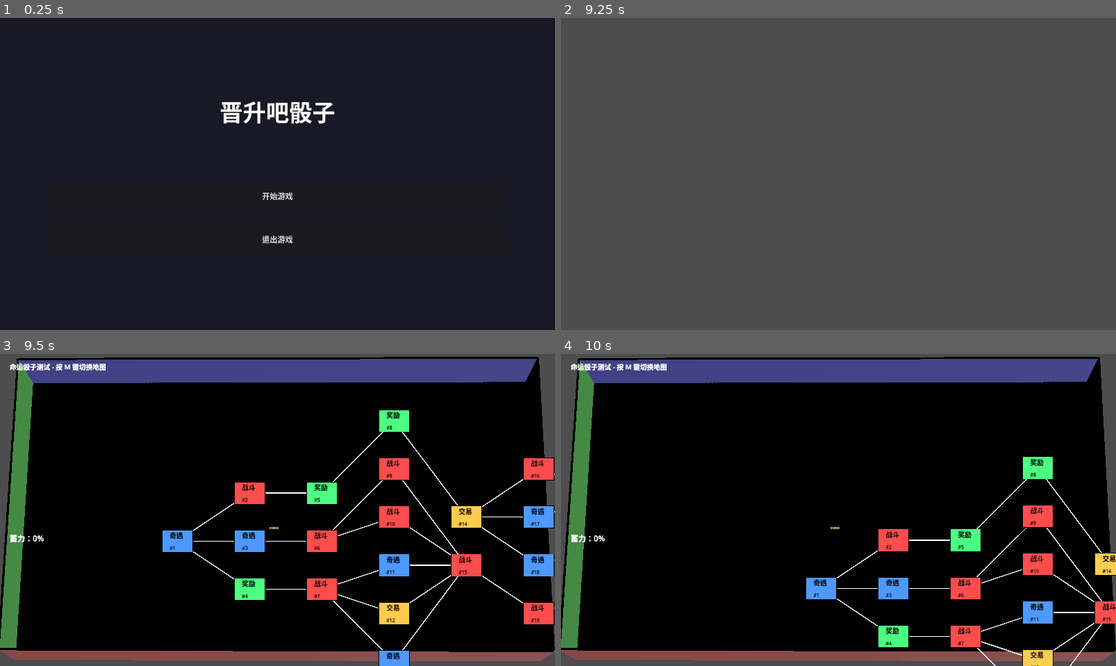
Above: before the commit, frames 1-4 (two rows, left to right).
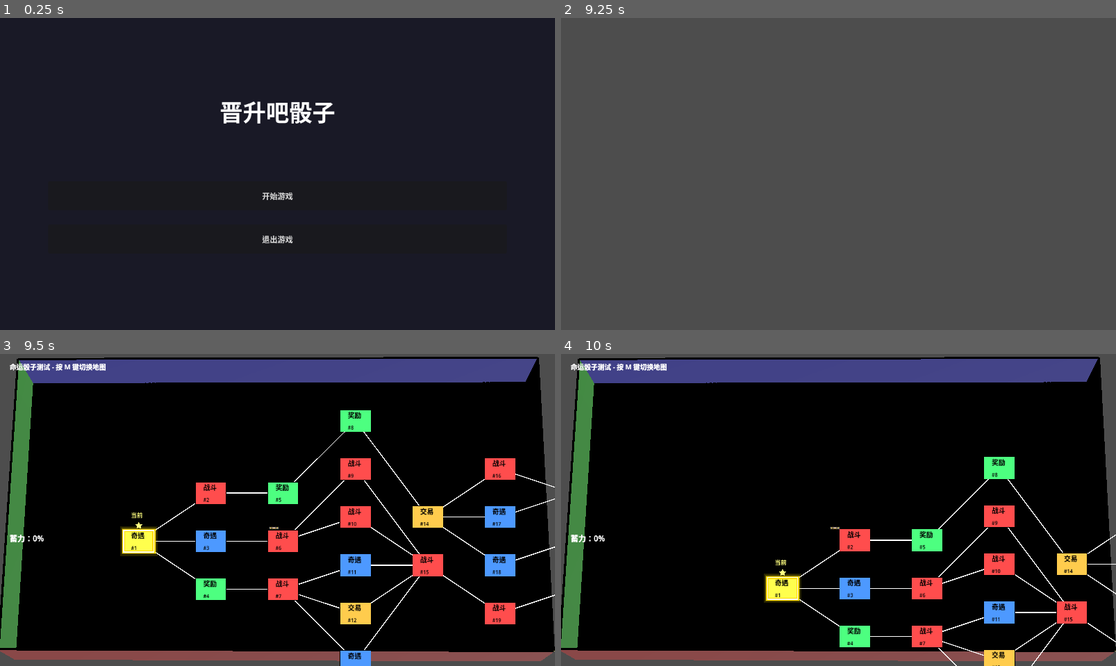
Above: after the commit, the same moments.

Repository: Beezui/trae_godot_dice
Game: Godot game, scene res://scenes/ui/title_screen/title_screen.tscn
The game is run twice, just before and just after one commit, with the same random seed, the same clock (stepped at 60 frames per second) and the same inputs.
Inputs (mouse positions are in pixels of both pictures, inside the frame that each line leads up to):
- Up to frame 1 (0.25 s): no input
- Up to frame 2 (9.25 s): click "开始游戏" at 0.5 s; click "确认开始游戏" at 1.25 s; click "确认开始游戏" at 2 s; tap Enter (ui_accept) at 2.75, 3.02, 3.5, 4.25, 5, 5.75, 6.02, 6.5, 9.02 s; move the mouse to (960, 158) at 2.77 s; hold Up (ui_up) 2.78-3.5 s; tap R at 2.85, 7.35 s; click (960, 158) at 2.92 s; drag from (727, 189) to (810, 236) at 3.52 s; move the mouse to (894, 105) at 4.27 s; hold Up (ui_up) 4.28-5 s; tap Space at 4.35, 8.85 s; drag from (810, 236) to (672, 127) at 5.02 s; move the mouse to (1005, 220) at 5.77 s; hold A 5.78-6.5 s; tap N at 5.85 s; drag from (672, 127) to (755, 96) at 6.52 s; move the mouse to (866, 174) at 7.27 s; hold S 7.28-8 s; click (866, 174) at 7.42 s; drag from (755, 96) to (727, 189) at 8.02 s; move the mouse to (960, 158) at 8.77 s; hold Up (ui_up) from 8.78 s (still down)
- Up to frame 3 (9.5 s): keep holding Up (ui_up)
- Up to frame 4 (10 s): release Up (ui_up) at 9.5 s; drag from (727, 525) to (810, 572) at 9.52 s

Frames 1-2 are identical in both runs. In frame 3, 15% of the frame differs, in the area x 21-100%, y 18-100%; in frame 4, 11%.
Error in both runs: Attempt to call function 'change_scene_to_file' in base 'null instance' on a null instance. (res://scenes/ui/character_select/character_select.gd:269)

Commit message:
fix: 修复地图当前节点显示和星形绘制错误
1. 修复初始节点不显示问题：调整 _ready() 中方法调用顺序，
   确保 current_node 在地图初始化前已设置
2. 修复星形标记绘制错误：改用三角形扇方式绘制，
   避免多边形三角化失败导致的报错

Diff:
--- a/scenes/game_main/game_main.gd
+++ b/scenes/game_main/game_main.gd
@@ -63,11 +63,11 @@
 	# 6. 生成关卡数据
 	_generate_level_data()
 
-	# 7. 创建地图 UI
+	# 7. 设置初始节点（奖励关卡）
+	_setup_start_node()
+
+	# 8. 创建地图 UI（需要在 current_node 设置后初始化）
 	_create_map_overlay()
-
-	# 8. 设置初始节点（奖励关卡）
-	_setup_start_node()
 
 	# 9. 连接信号
 	_connect_signals()
--- a/scripts/ui/destiny_dice_map_overlay.gd
+++ b/scripts/ui/destiny_dice_map_overlay.gd
@@ -405,25 +405,33 @@
 func _draw_current_marker(marker_pos: Vector2, rect_size: Vector2):
 	var marker_size = 8.0
 
-	# 绘制星形
+	# 绘制星形（使用正确的顶点顺序）
+	# 星形由 10 个三角形组成，从中心点向外辐射
 	var points = []
+	var center = marker_pos
+
+	# 生成星形的 10 个顶点（5 个外点 + 5 个内点）
+	var vertices = []
 	for i in range(5):
-		var angle = i * 4 * PI / 5 - PI / 2
+		var angle = i * 2 * PI / 5 - PI / 2  # 外点角度
 		var outer_point = Vector2(
-			marker_pos.x + cos(angle) * marker_size,
-			marker_pos.y + sin(angle) * marker_size
+			center.x + cos(angle) * marker_size,
+			center.y + sin(angle) * marker_size
 		)
-		points.append(outer_point)
-
-		var inner_angle = angle + 2 * PI / 10
+		vertices.append(outer_point)
+
+		var inner_angle = angle + PI / 5  # 内点角度（偏移 36 度）
 		var inner_point = Vector2(
-			marker_pos.x + cos(inner_angle) * marker_size * 0.5,
-			marker_pos.y + sin(inner_angle) * marker_size * 0.5
+			center.x + cos(inner_angle) * marker_size * 0.5,
+			center.y + sin(inner_angle) * marker_size * 0.5
 		)
-		points.append(inner_point)
-
-	# 绘制星形
-	canvas.draw_colored_polygon(points, Color(1, 1, 0.5))
+		vertices.append(inner_point)
+
+	# 使用三角形扇绘制星形（从中心点开始）
+	for i in range(vertices.size()):
+		var next_i = (i + 1) % vertices.size()
+		var triangle = [center, vertices[i], vertices[next_i]]
+		canvas.draw_colored_polygon(triangle, Color(1, 1, 0.5))
 
 	# 绘制"当前"文字
 	var font = ThemeDB.fallback_font
